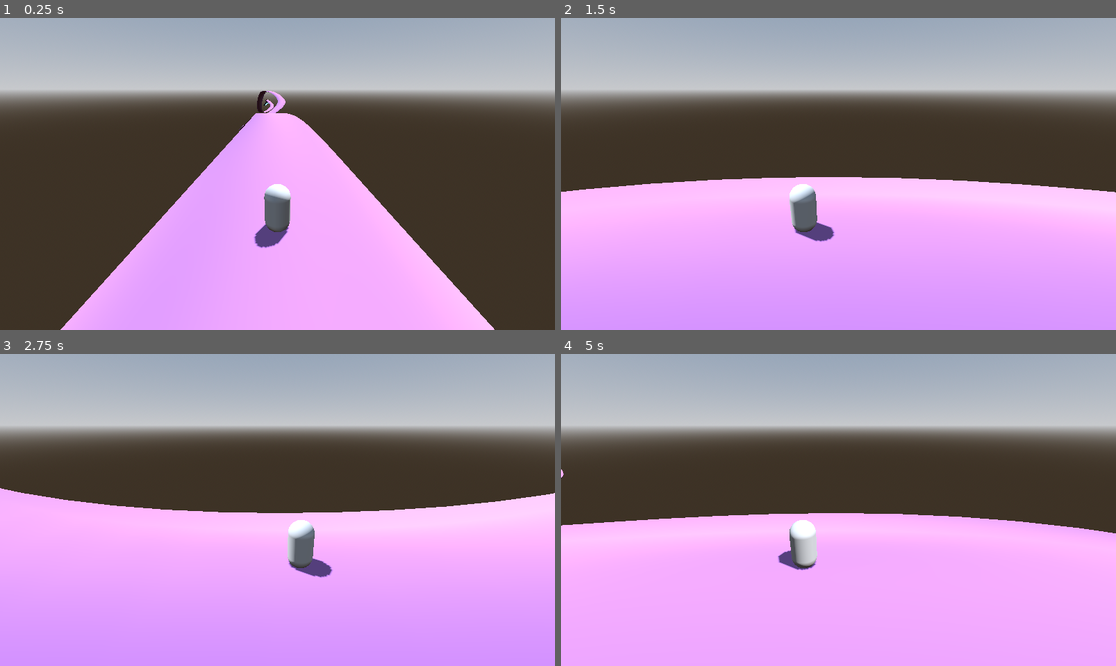
Above: before the commit, frames 1-4 (two rows, left to right).
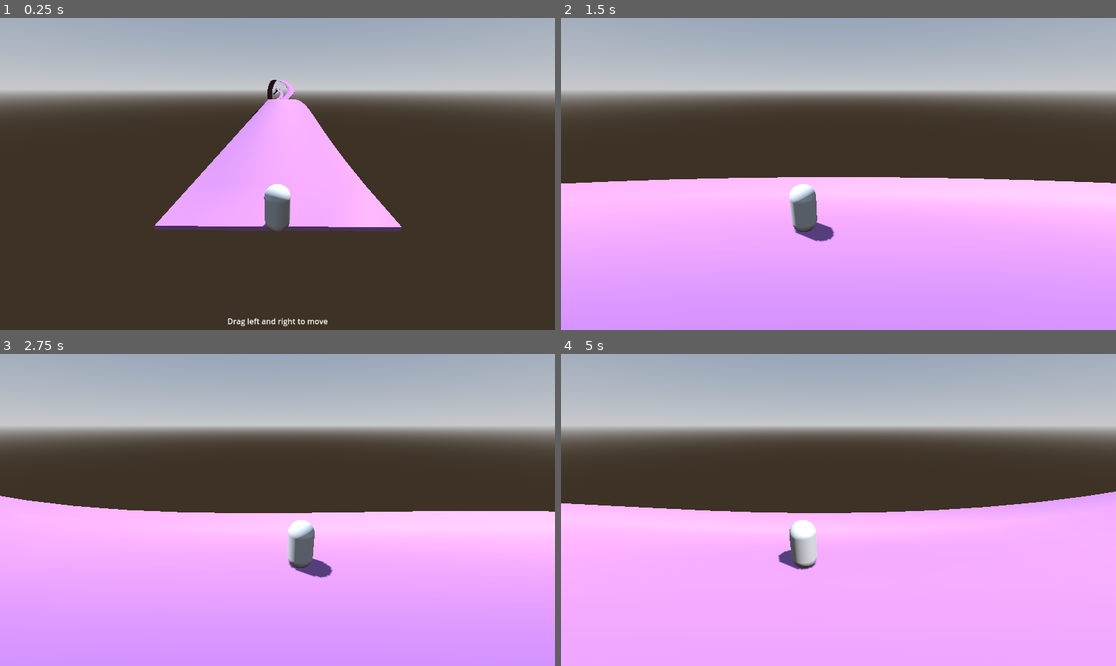
Above: after the commit, the same moments.

Repository: ludovancy/endless-roller
Game: Godot game, scene res://world.tscn
Same seed, same stepped clock (60 frames per second), same inputs: the game is played once before the commit and once after it.
Inputs (mouse positions are in pixels of both pictures, inside the frame that each line leads up to):
- Up to frame 1 (0.25 s): no input
- Up to frame 2 (1.5 s): tap Enter at 0.5 s; move the mouse to (960, 158) at 0.52 s; hold Right (ui_right) 0.53-1.25 s; click (960, 158) at 0.67 s; drag from (727, 189) to (810, 236) at 1.27 s
- Up to frame 3 (2.75 s): move the mouse to (333, 441) at 2.02 s; hold Right (ui_right) from 2.03 s (still down); click (333, 441) at 2.17 s
- Up to frame 4 (5 s): release Right (ui_right) at 2.75 s; drag from (810, 572) to (672, 463) at 2.77 s; move the mouse to (1005, 556) at 3.52 s; hold Left (ui_left) 3.53-4.25 s; click (1005, 556) at 3.67 s; drag from (672, 463) to (755, 432) at 4.27 s

The runs differ from the first frame. In frame 1, 21% of the frame differs, in the area x 10-90%, y 19-100%; in frame 2, 1.0%; in frame 3, 1.3%; in frame 4, 3.6%.

Commit message:
Add instructions

Diff:
--- /dev/null
+++ b/pause.tscn
@@ -0,0 +1,36 @@
+[gd_scene load_steps=2 format=3 uid="uid://ckx70j7rbmmvk"]
+
+[ext_resource type="Script" path="res://src/pause.gd" id="1_pvlvp"]
+
+[node name="Pause" type="Control"]
+process_mode = 3
+layout_mode = 3
+anchors_preset = 15
+anchor_right = 1.0
+anchor_bottom = 1.0
+grow_horizontal = 2
+grow_vertical = 2
+script = ExtResource("1_pvlvp")
+
+[node name="CenterContainer" type="CenterContainer" parent="."]
+layout_mode = 1
+anchors_preset = 7
+anchor_left = 0.5
+anchor_top = 1.0
+anchor_right = 0.5
+anchor_bottom = 1.0
+offset_left = -20.0
+offset_top = -40.0
+offset_right = 20.0
+grow_horizontal = 2
+grow_vertical = 0
+
+[node name="HBoxContainer" type="VBoxContainer" parent="CenterContainer"]
+layout_mode = 2
+
+[node name="TextureRect" type="TextureRect" parent="CenterContainer/HBoxContainer"]
+layout_mode = 2
+
+[node name="Label" type="Label" parent="CenterContainer/HBoxContainer"]
+layout_mode = 2
+text = "Drag left and right to move"
--- /dev/null
+++ b/src/pause.gd
@@ -0,0 +1,14 @@
+extends Control
+
+signal unpause
+
+func _input(event: InputEvent) -> void:
+	var screen_x : float = get_viewport().get_visible_rect().size.x
+	if event is InputEventMouseButton and \
+			event.button_index == MOUSE_BUTTON_LEFT:
+		unpause.emit()
+		get_tree().paused = false
+		visible = false
+
+func _on_pause():
+	visible = true
--- a/src/world.gd
+++ b/src/world.gd
@@ -7,6 +7,7 @@
 const path_obj = preload("res://path.tscn")
 @onready var player: Node3D = $Player
 @onready var path_root: Node3D = $PathRoot
+@onready var pause: Control = $Pause
 
 @export var max_paths : int = 4
 
@@ -23,6 +24,11 @@
 	# generate max paths
 	for i in range(max_paths):
 		generate_path(i)
+	pause.connect('unpause', _on_unpause)
+	speed = 0
+
+func _on_unpause():
+	speed = init_speed
 
 func generate_path(index:int):
 	var prev_path_index := posmod(index - 1, max_paths)
--- a/world.tscn
+++ b/world.tscn
@@ -1,7 +1,8 @@
-[gd_scene load_steps=6 format=3 uid="uid://d0n3q2mbjn6k3"]
+[gd_scene load_steps=7 format=3 uid="uid://d0n3q2mbjn6k3"]
 
 [ext_resource type="PackedScene" uid="uid://c0r0yoc40yjw4" path="res://player.tscn" id="1_5rmnj"]
 [ext_resource type="Script" path="res://src/world.gd" id="1_dn3g7"]
+[ext_resource type="PackedScene" uid="uid://ckx70j7rbmmvk" path="res://pause.tscn" id="3_hhmwm"]
 
 [sub_resource type="ProceduralSkyMaterial" id="ProceduralSkyMaterial_ilida"]
 sky_horizon_color = Color(0.64625, 0.65575, 0.67075, 1)
@@ -28,3 +29,5 @@
 [node name="Player" parent="." instance=ExtResource("1_5rmnj")]
 
 [node name="PathRoot" type="Node3D" parent="."]
+
+[node name="Pause" parent="." instance=ExtResource("3_hhmwm")]
